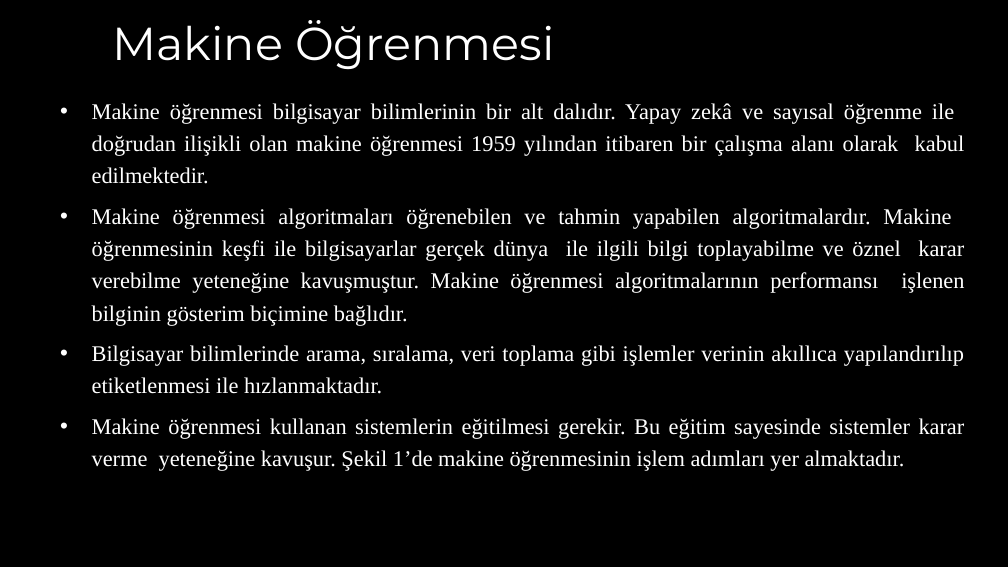
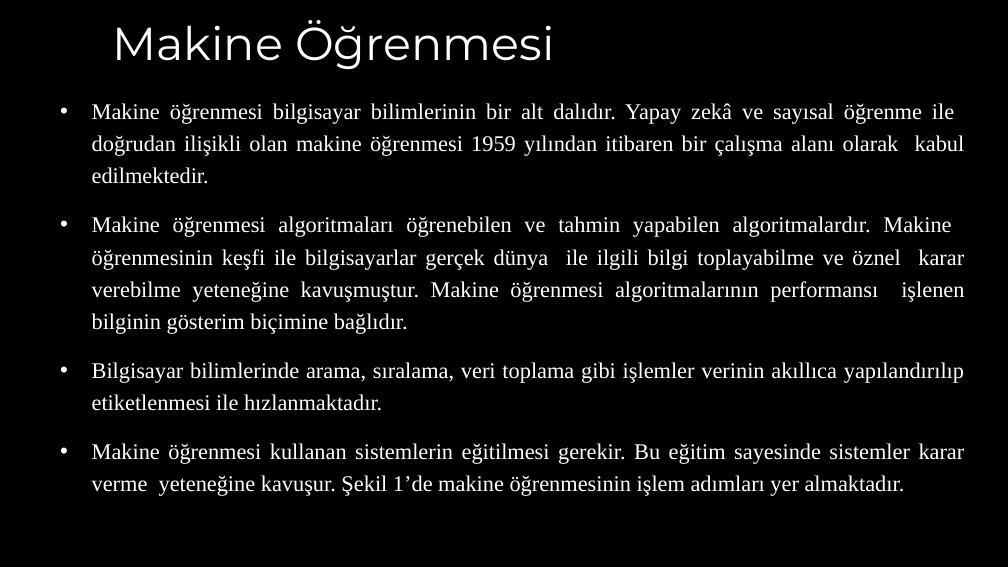
Before and after one commit to akaraci/Makine-Ogrenmesi, a slide deck: slide 30 of Sunular/MÖT-Hafta-1.pptx. Drawn at 1008x567 pixels with LibreOffice and Linux fonts; fonts in the diff are those of the drawing. Boxes give left, top, right and bottom in pixels: in the first picture for what was removed or moved away, otherwise in the second. Text is boxed around its words. In the diff, an @@ line names an element or a change of style, - is before the commit and + after.

```diff
--- a/Sunular/MÖT-Hafta-1.pptx
+++ b/Sunular/MÖT-Hafta-1.pptx
@@ text "Makine öğrenmesi bilgisayar bilimlerinin bir ..." at <box>92,103,965,496</box>: more space between paragraphs @@
```
Also in this commit, not shown: 14 other slides changed.
